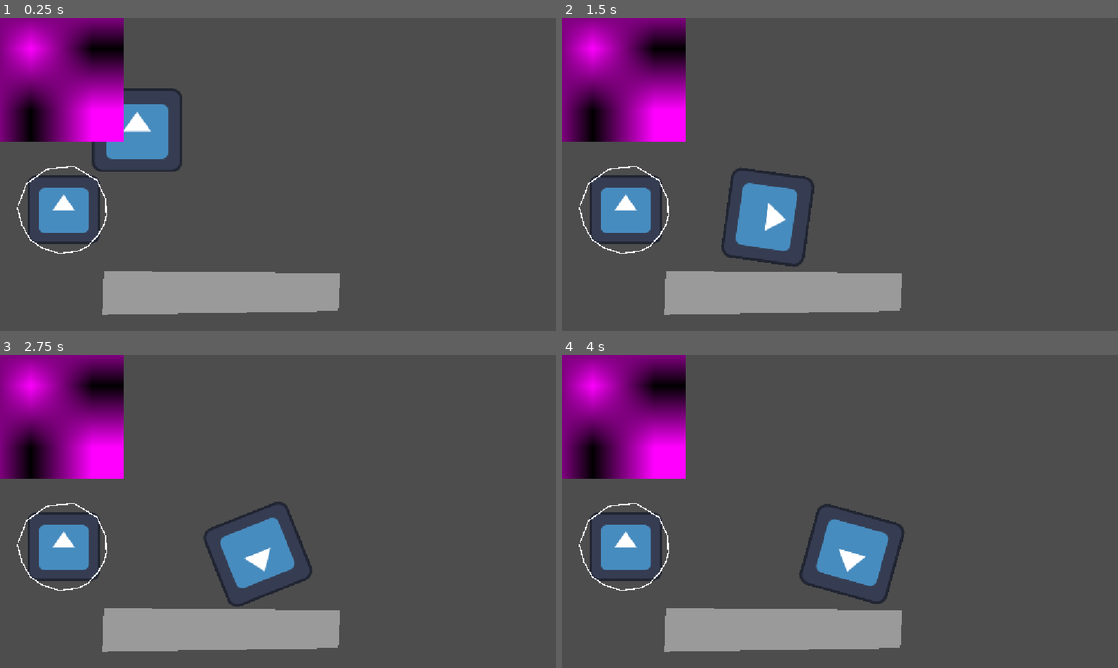
Above: before the commit, frames 1-4 (two rows, left to right).
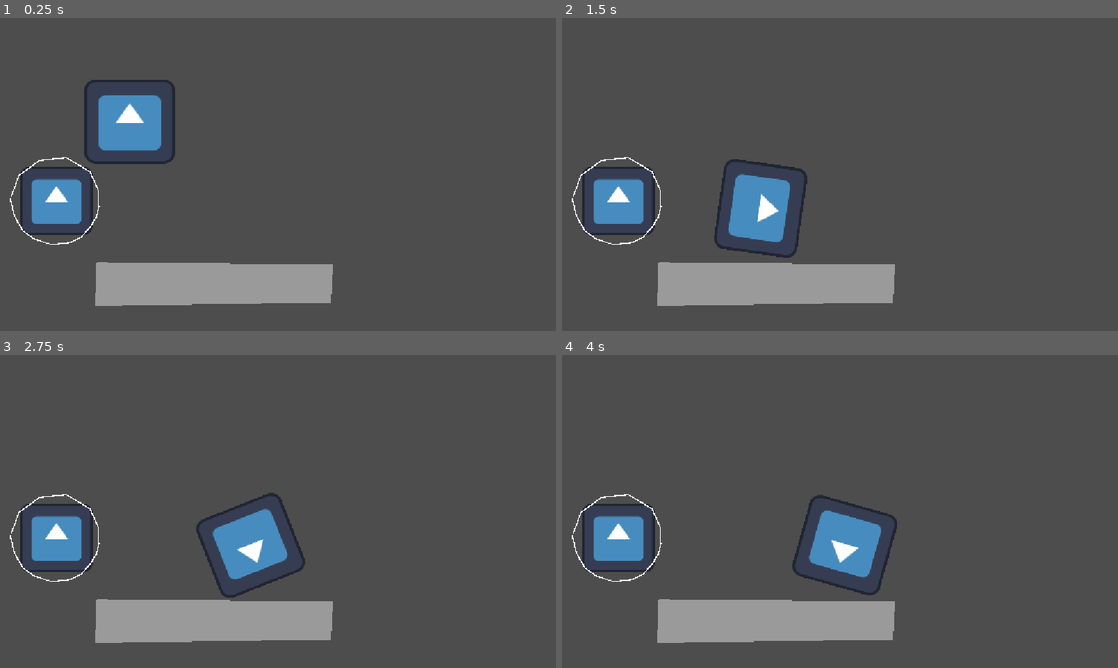
Above: after the commit, the same moments.

Repository: TAL-Trent/SSJamF2026
Game: Godot game, scene res://Test Scene.tscn
Same seed, same stepped clock (60 frames per second), same inputs: the game is played once before the commit and once after it. The engine's default icon, where the game draws it, is replaced by a stand-in: a white triangle on a blue panel in a dark square.
Inputs:
- Up to frame 1 (0.25 s): no input
- Up to frame 2 (1.5 s): no input
- Up to frame 3 (2.75 s): no input
- Up to frame 4 (4 s): no input

The runs differ from the first frame. In frame 1, 15% of the frame differs, in the area x 0-62%, y 0-95%; in frame 2, 16%; in frame 3, 16%; in frame 4, 16%.

Commit message:
Test scene update

Diff:
--- a/jank/Test Scene.tscn
+++ b/jank/Test Scene.tscn
@@ -1,6 +1,20 @@
 [gd_scene format=3 uid="uid://ishwkhre816x"]
 
 [ext_resource type="Texture2D" uid="uid://dy56y0s7l3b3y" path="res://icon.svg" id="1_pvqqe"]
+[ext_resource type="Script" uid="uid://cug0bi0ldored" path="res://Test Scene Script.gd" id="1_ykvvg"]
+
+[sub_resource type="Shader" id="Shader_bwqk1"]
+code = "shader_type fog;
+
+void fog() {
+	// Called once for every froxel that is touched by an axis-aligned bounding box
+	// of the associated FogVolume. This means that froxels that just barely touch
+	// a given FogVolume will still be used.
+}
+"
+
+[sub_resource type="ShaderMaterial" id="ShaderMaterial_ykvvg"]
+shader = SubResource("Shader_bwqk1")
 
 [sub_resource type="CircleShape2D" id="CircleShape2D_cxiam"]
 radius = 103.711136
@@ -8,21 +22,21 @@
 [sub_resource type="CircleShape2D" id="CircleShape2D_oym00"]
 radius = 369.5416
 
-[sub_resource type="NoiseTexture2D" id="NoiseTexture2D_cxiam"]
-
 [sub_resource type="RectangleShape2D" id="RectangleShape2D_cxiam"]
 size = Vector2(542, 108.000015)
 
-[node name="Node2D" type="Node2D" unique_id=965193724]
-position = Vector2(15, 18)
+[node name="Node2D" type="Node2D" unique_id=965193724 node_paths=PackedStringArray("Player")]
+script = ExtResource("1_ykvvg")
+Player = NodePath("Player")
 
-[node name="RigidBody2D" type="RigidBody2D" parent="." unique_id=272158072]
+[node name="Player" type="RigidBody2D" parent="." unique_id=272158072]
+material = SubResource("ShaderMaterial_ykvvg")
 position = Vector2(268, 187)
 
-[node name="CollisionShape2D" type="CollisionShape2D" parent="RigidBody2D" unique_id=666665252]
+[node name="CollisionShape2D" type="CollisionShape2D" parent="Player" unique_id=666665252]
 shape = SubResource("CircleShape2D_cxiam")
 
-[node name="Icon" type="Sprite2D" parent="RigidBody2D/CollisionShape2D" unique_id=1676920389]
+[node name="Icon" type="Sprite2D" parent="Player/CollisionShape2D" unique_id=1676920389]
 position = Vector2(1.0000029, -0.9999914)
 scale = Vector2(1.46875, 1.3593751)
 texture = ExtResource("1_pvqqe")
@@ -43,11 +57,6 @@
 [node name="Line2D" type="Line2D" parent="StaticBody2D/CollisionShape2D" unique_id=1181462710]
 points = PackedVector2Array(-365, -34, -297, -214, -127, -337, 95, -360, 291, -242, 360, -83, 364, 51, 345, 125, 296, 211, 215, 301, 124, 345, -28, 363, -173, 314, -266, 247, -336, 124, -372, -22)
 
-[node name="GPUParticles2D" type="GPUParticles2D" parent="." unique_id=1549837791]
-position = Vector2(84, 281)
-amount = 11
-texture = SubResource("NoiseTexture2D_cxiam")
-
 [node name="Floor" type="StaticBody2D" parent="." unique_id=1060266912]
 position = Vector2(889.1045, 111.62189)
 
